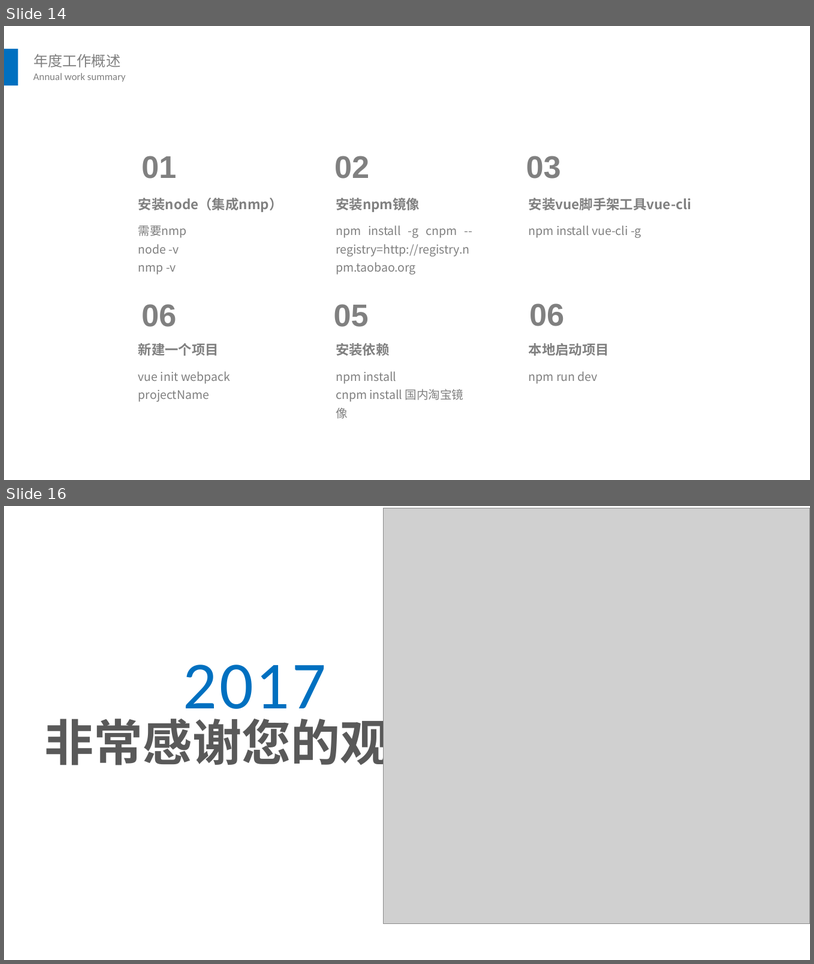
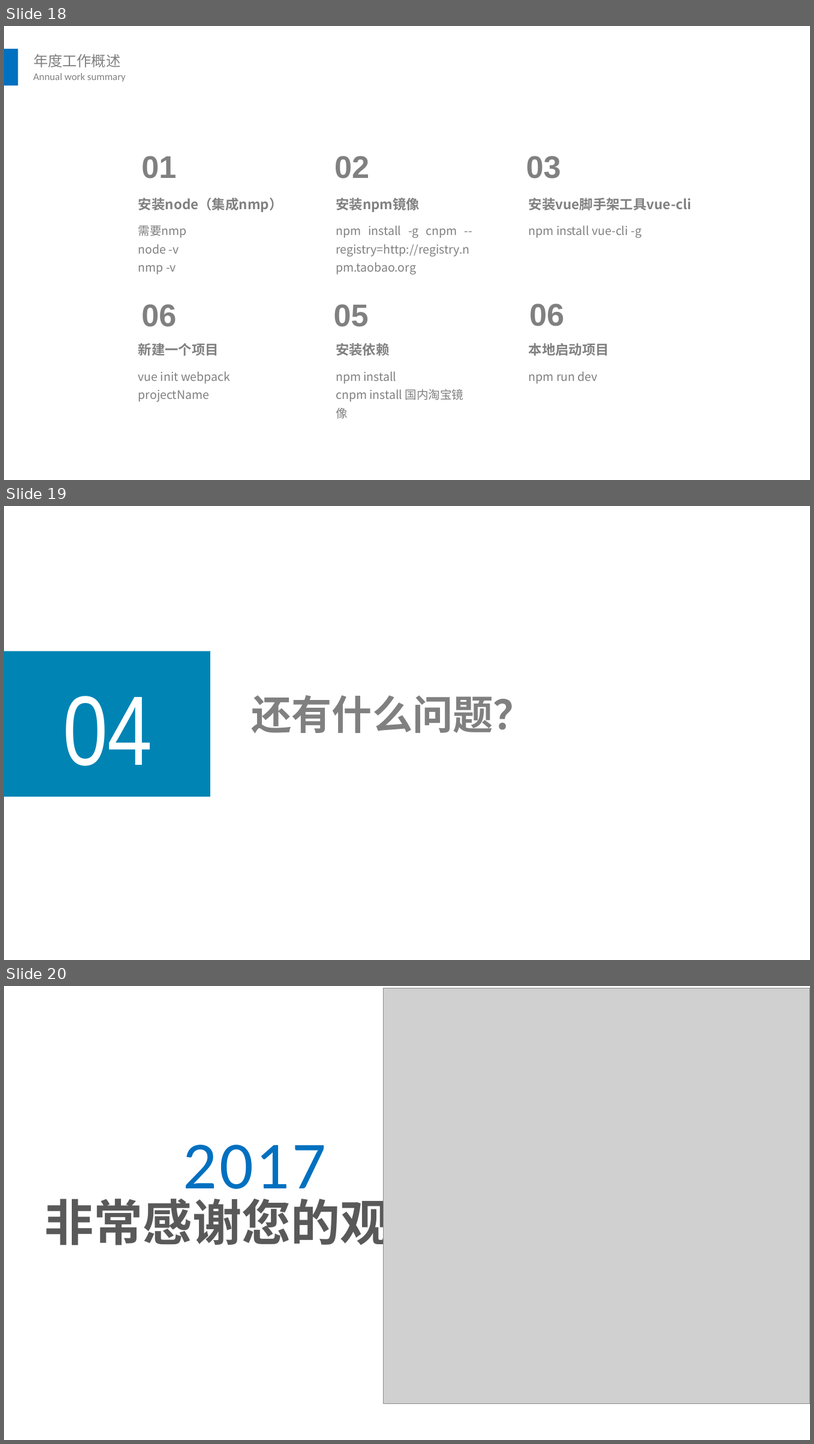
Before and after one commit to linda1212/FrontEndStack, a slide deck: 带你了解前端.pptx. Shown one above the other, each under a label of ours: slides 14 and 16 before the commit, slides 18, 19 and 20 after it; the slides between them are not shown. The pictures are 814x964 and 814x1444 pixels, drawn with LibreOffice and Linux fonts; fonts in the diff are those of the drawing; grey boxes stand for pictures. Boxes give left, top, right and bottom in pixels: in the first picture for what was removed or moved away, otherwise in the second. Text is boxed around its words. In the diff, an @@ line names an element or a change of style, - is before the commit and + after.

```diff
--- a/带你了解前端.pptx
+++ b/带你了解前端.pptx
@@ slide 19 added at [4,506,810,960], background #FFFFFF @@
@@ rectangle added at [4,651,210,796], fill #0084B4 @@
@@ text added at [63,696,153,766], 88 pt, text #FFFFFF @@
+04
@@ text added at [252,695,534,733], 36 pt, text #808080, bold @@
+还有什么问题？
@@ what was slide 14 is now slide 18 @@
@@ what was slide 16 is now slide 20 @@
```
Also in this commit, not shown: 5 slides changed, 6 other slides added, 3 slides removed, 2 other files.
